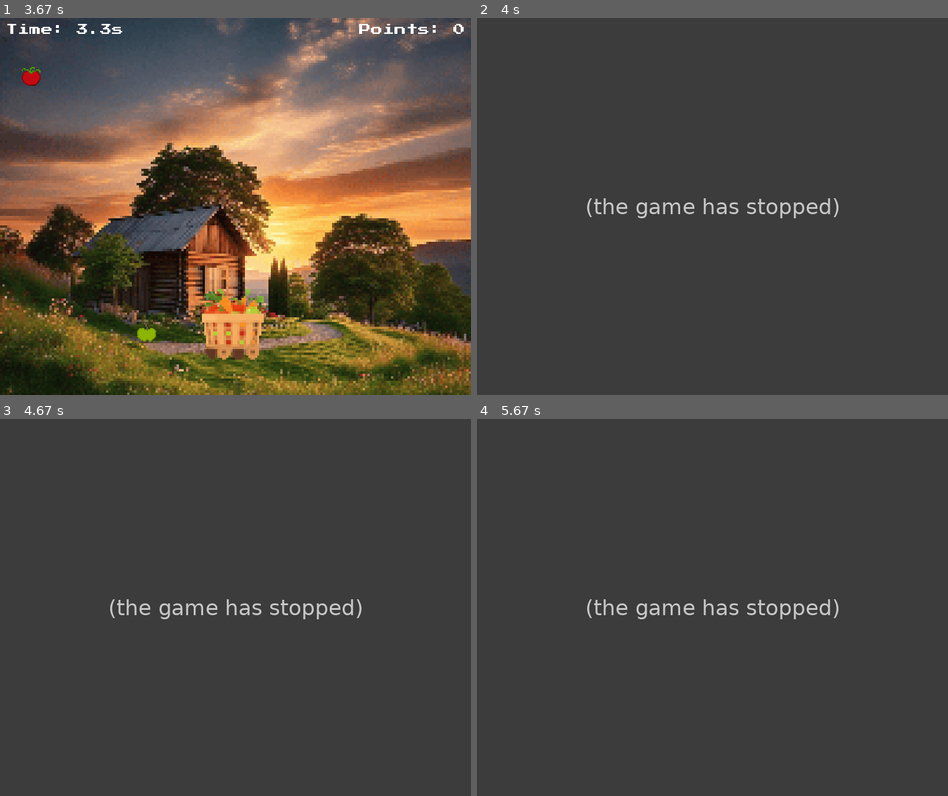
Above: before the commit, frames 1-4 (two rows, left to right).
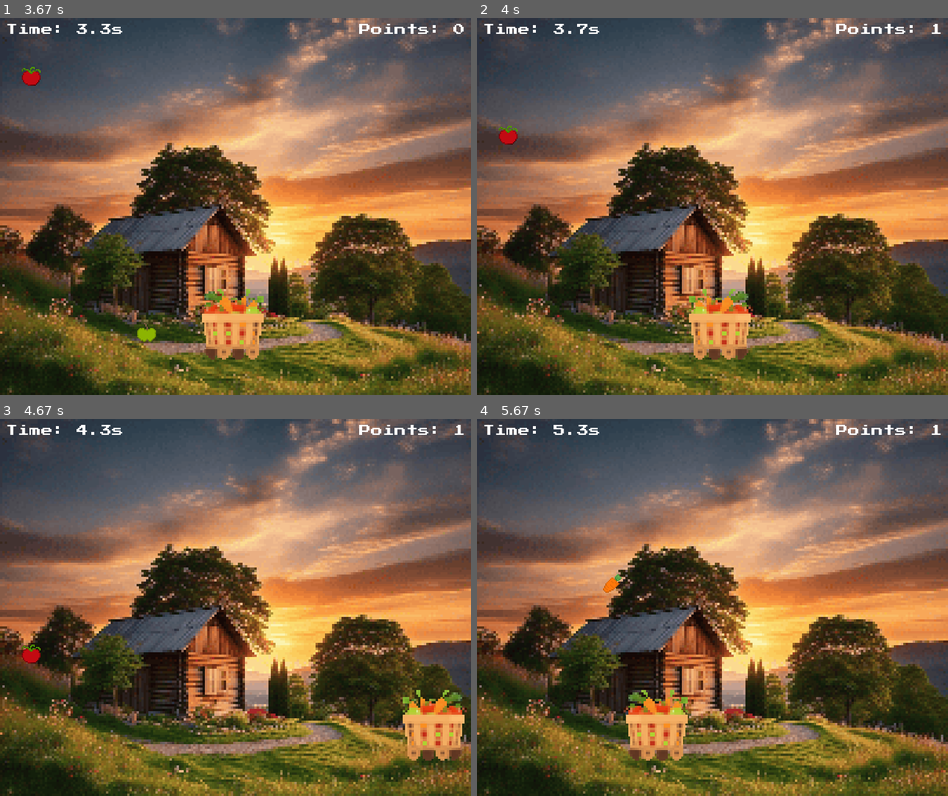
Above: after the commit, the same moments.

Repository: chickenSandwich-cpu/Fruit_Basket_pygame
Game: pygame game, started from Fruit_Basket/Fruit_Basket.py
Two runs of this game, one before a commit and one after it. Both use one fixed random seed, a clock stepped at 60 frames per second and the inputs below.
Inputs:
- Up to frame 1 (3.67 s): tap Space at 0.33, 0.73, 1.03, 1.23, 1.53, 1.73, 2.03, 2.3, 2.6, 2.73, 3.03, 3.4 s; hold Right 0.67-1.13 s; hold Right 1.17-1.63 s; hold Left 1.67-2.2 s; hold Left 2.23-2.63 s; hold Right 2.67-3.3 s; hold Left from 3.33 s (still down)
- Up to frame 2 (4 s): tap Space at 3.7, 3.9 s; release Left at 3.8 s; hold Right from 3.83 s (still down)
- Up to frame 3 (4.67 s): tap Space at 4.2, 4.4 s; release Right at 4.3 s; hold Right from 4.33 s (still down)
- Up to frame 4 (5.67 s): tap Space at 4.7, 4.9, 5.2, 5.47 s; release Right at 4.8 s; hold Left 4.83-5.37 s; hold Left from 5.4 s (still down)

Frame 1 is identical in both runs. In frame 2, 89% of the frame differs, in the area x 0-100%, y 0-100%; in frame 3, 89%; in frame 4, 89%.
Error before the commit: AttributeError: 'list' object has no attribute 'set_volume' (Fruit_Basket.py line 206); the game stopped at 3.78 s (later frames are placeholders)

Commit message:
added start screen and mixer

Diff:
--- a/Fruit_Basket/Fruit_Basket.py
+++ b/Fruit_Basket/Fruit_Basket.py
@@ -203,8 +203,8 @@
             if fruit["rect"].y > HEIGHT:
                 fruits.remove(fruit)  # Remove fruit if it goes off screen
             elif fruit["rect"].colliderect(basket_rect):
-                collect_sound.set_volume(random.uniform(0.2, 0.5))
-                collect_sound.play()
+                random.choice(collect_sound).set_volume(random.uniform(0.2, 0.5))
+                random.choice(collect_sound).play()
                 points += 1
                 fruits.remove(fruit)
 
